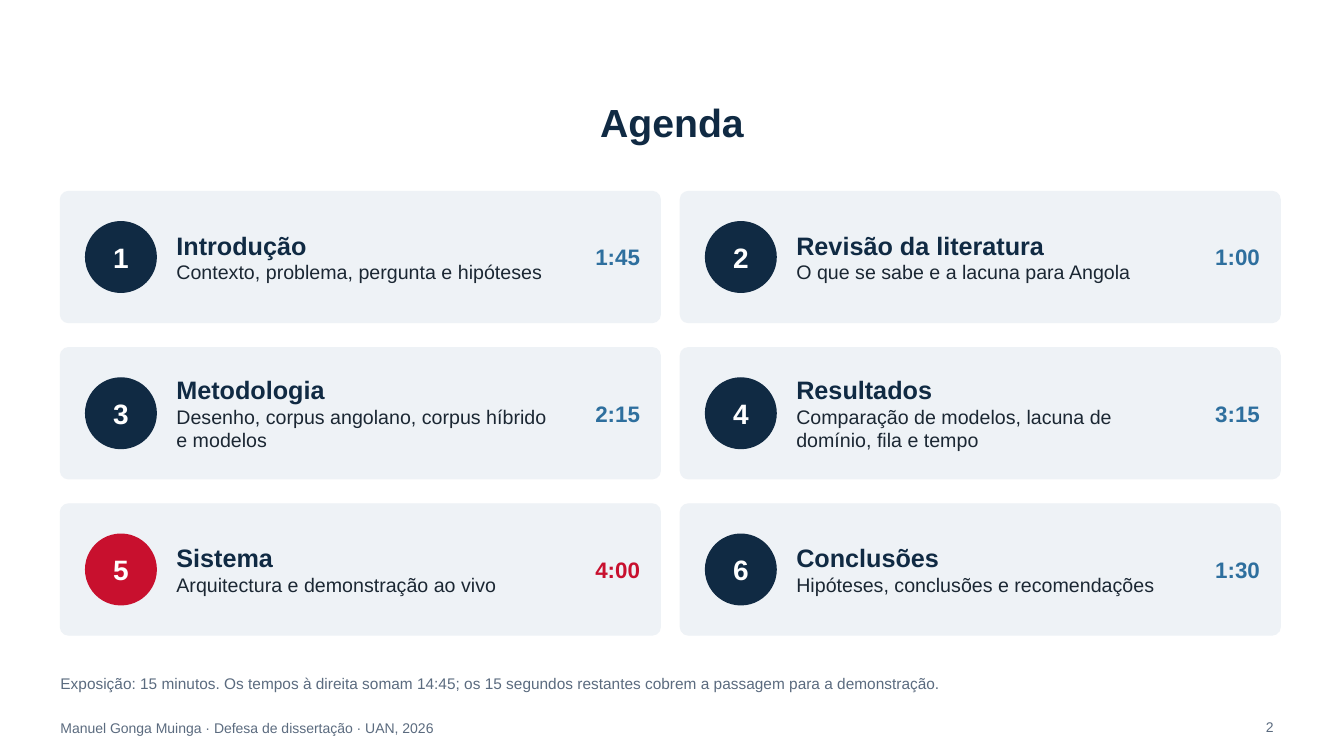
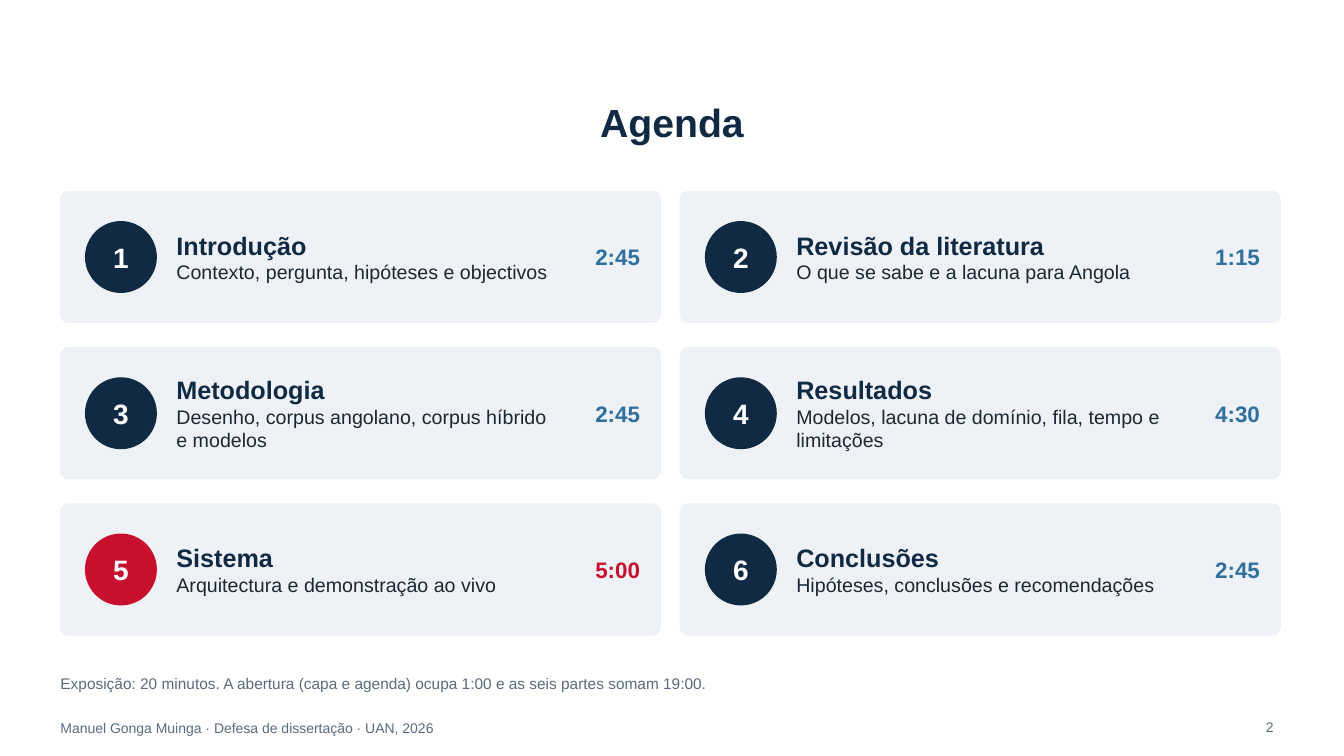
Before and after one commit to manuelmuinga/dissertacao-uan-angola, a slide deck: slide 2 of docs/Apresentacao_Defesa_UAN.pptx. Drawn at 1344x756 pixels with LibreOffice and Linux fonts; fonts in the diff are those of the drawing. Boxes give left, top, right and bottom in pixels: in the first picture for what was removed or moved away, otherwise in the second. Text is boxed around its words. In the diff, an @@ line names an element or a change of style, - is before the commit and + after.

```diff
--- a/docs/Apresentacao_Defesa_UAN.pptx
+++ b/docs/Apresentacao_Defesa_UAN.pptx
@@ text at box(176, 264, 547, 283): text changed @@
-Contexto, problema, pergunta e hipóteses
+Contexto, pergunta, hipóteses e objectivos
@@ text at box(595, 249, 640, 265): text changed @@
-1:45
+2:45
@@ text at box(1215, 249, 1260, 265): text changed @@
-1:00
+1:15
@@ text at box(595, 406, 640, 422): text changed @@
-2:15
+2:45
@@ text at box(796, 409, 1160, 451): text changed @@
-Comparação de modelos, lacuna de domínio, fila e tempo
+Modelos, lacuna de domínio, fila, tempo e limitações
@@ text at box(1215, 406, 1260, 423): text changed @@
-3:15
+4:30
@@ text at box(595, 562, 640, 579): text changed @@
-4:00
+5:00
@@ text at box(1215, 562, 1260, 578): text changed @@
-1:30
+2:45
@@ text at box(60, 678, 706, 692): text changed @@
-Exposição: 15 minutos. Os tempos à direita somam 14:45; os 15 segundos restantes cobrem a passagem para a demonstração.
+Exposição: 20 minutos. A abertura (capa e agenda) ocupa 1:00 e as seis partes somam 19:00.
```
Also in this commit, not shown: 5 other slides changed, 3 slides added, 2 other files.
